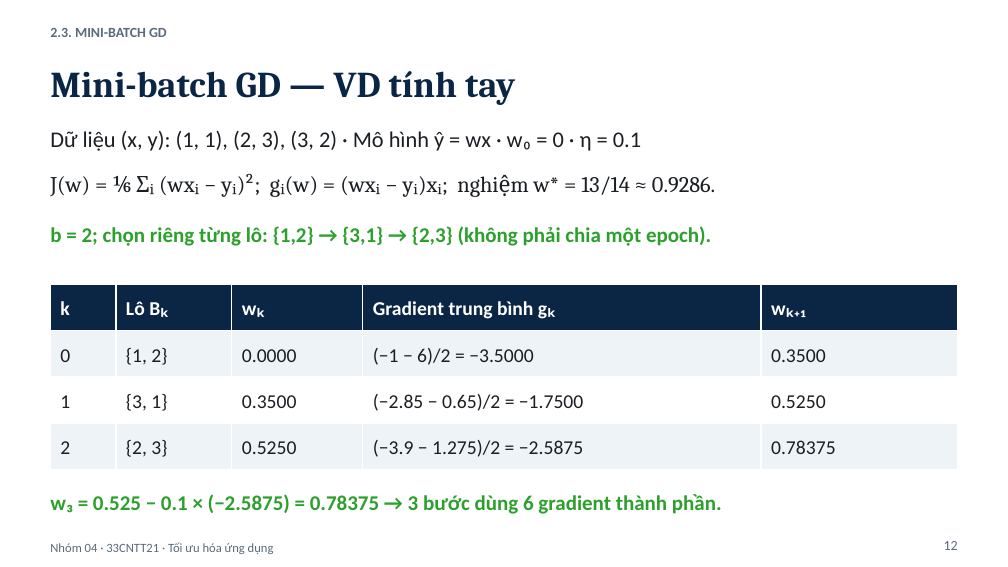
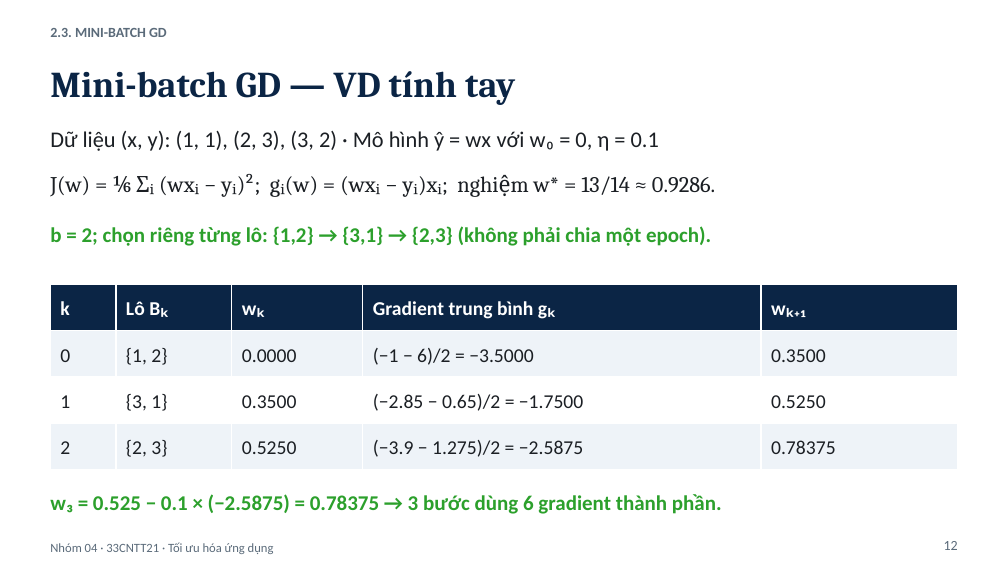
Before and after one commit to OceanPham/BTL_FirstOrderMethods, a slide deck: slide 12 of Slide_PhuongPhapToiUuBacMot.pptx. Drawn at 1008x567 pixels with LibreOffice and Linux fonts; fonts in the diff are those of the drawing. Boxes give left, top, right and bottom in pixels: in the first picture for what was removed or moved away, otherwise in the second. Text is boxed around its words. In the diff, an @@ line names an element or a change of style, - is before the commit and + after.

```diff
--- a/Slide_PhuongPhapToiUuBacMot.pptx
+++ b/Slide_PhuongPhapToiUuBacMot.pptx
@@ text at (50, 131, 659, 151): text changed @@
-Dữ liệu (x, y): (1, 1), (2, 3), (3, 2) · Mô hình ŷ = wx · w₀ = 0 · η = 0.1
+Dữ liệu (x, y): (1, 1), (2, 3), (3, 2) · Mô hình ŷ = wx với w₀ = 0, η = 0.1
```
Also in this commit, not shown: 5 other slides changed, 1 slide added.
